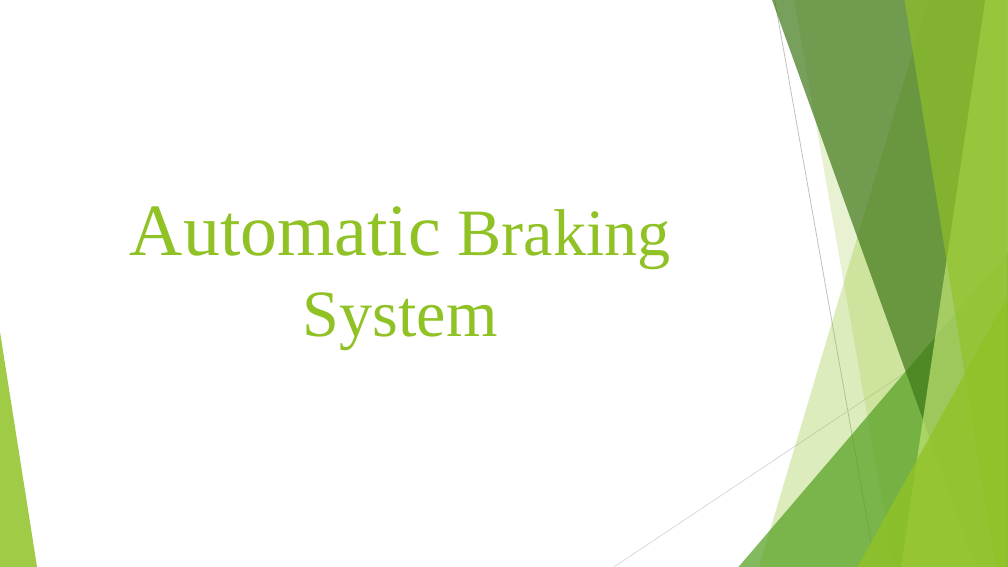
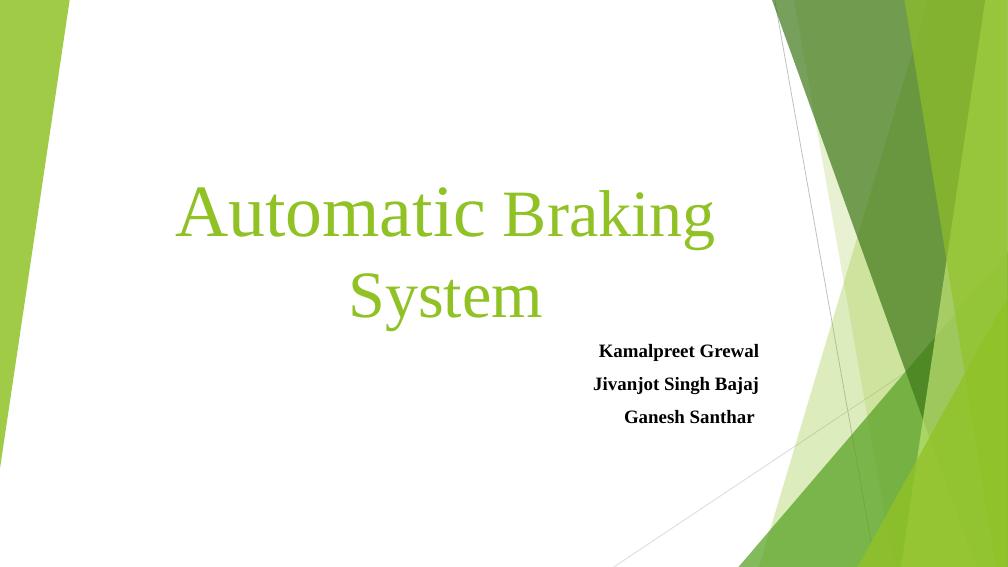
Before and after one commit to BusAI-Self-Driving-Car/Automatic-Braking-System, a slide deck: slide 1 of Project-Proposal/Automatic Braking System.pptx. Drawn at 1008x567 pixels with LibreOffice and Linux fonts; fonts in the diff are those of the drawing. Boxes give left, top, right and bottom in pixels: in the first picture for what was removed or moved away, otherwise in the second. Text is boxed around its words. In the diff, an @@ line names an element or a change of style, - is before the commit and + after.

```diff
--- a/Project-Proposal/Automatic Braking System.pptx
+++ b/Project-Proposal/Automatic Braking System.pptx
@@ triangle added at (0, 0, 70, 469), fill #90C226 at 85% opacity @@
@@ title "Automatic Braking System": place and size @@
-title "Automatic Braking System" at (130, 206, 671, 348)
+title "Automatic Braking System" at (175, 187, 716, 330)
@@ title "Automatic Braking System" at (175, 187, 716, 330): vertical alignment top to bottom @@
@@ triangle removed at (0, 332, 37, 567) @@
@@ subtitle added at (593, 344, 759, 424), 18 pt, text #000000, bold @@
+Kamalpreet Grewal
+Jivanjot Singh Bajaj
+Ganesh Santhar
```
Also in this commit, not shown: 3 other slides changed.
